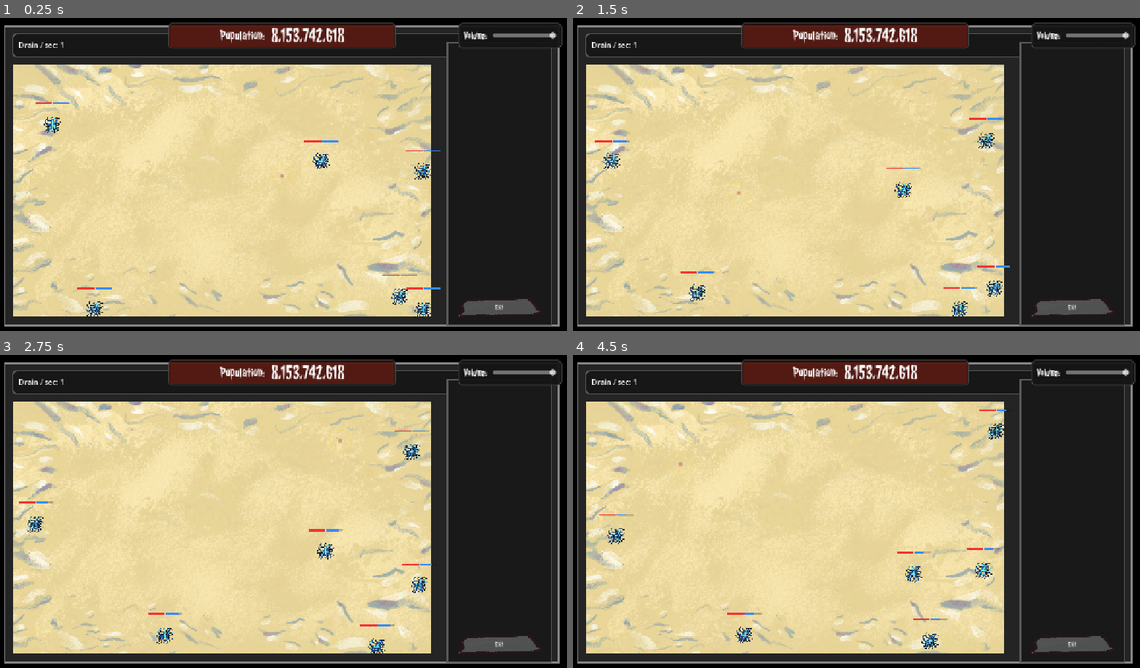
Above: before the commit, frames 1-4 (two rows, left to right).
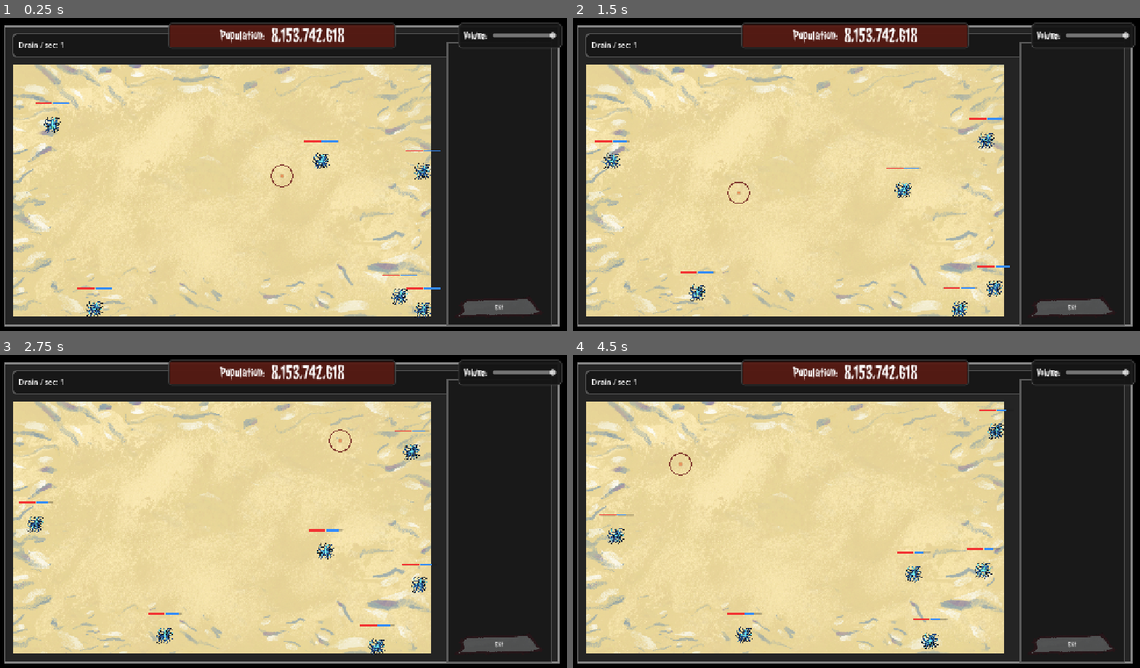
Above: after the commit, the same moments.

Repository: Tapot/ld59
Game: Godot game, scene res://scenes/flow/game.tscn
The game is run twice, just before and just after one commit, with the same random seed, the same clock (stepped at 60 frames per second) and the same inputs. This scene is started directly instead of the project's main scene. Sound files missing from this copy of the repository are replaced by a short silence.
Inputs (mouse positions are in pixels of both pictures, inside the frame that each line leads up to):
- Up to frame 1 (0.25 s): no input
- Up to frame 2 (1.5 s): move the mouse to (981, 158) at 0.52 s; click (981, 158) at 0.67 s; move the mouse to (737, 193) at 1.27 s; click (737, 193) at 1.42 s
- Up to frame 3 (2.75 s): move the mouse to (340, 439) at 2.02 s; click (340, 439) at 2.17 s
- Up to frame 4 (4.5 s): move the mouse to (828, 577) at 2.77 s; click (828, 577) at 2.92 s; move the mouse to (1032, 561) at 3.52 s; click (1032, 561) at 3.67 s; move the mouse to (680, 464) at 4.27 s; click (680, 464) at 4.42 s

The runs differ from the first frame. In frame 1, less than 0.1% of the frame differs, in the area x 47-52%, y 46-55%; in frame 2, less than 0.1%; in frame 3, less than 0.1%; in frame 4, less than 0.1%.

Commit message:
changed ring color

Diff:
--- a/scripts/gameplay/combat/player_attack.gd
+++ b/scripts/gameplay/combat/player_attack.gd
@@ -4,7 +4,7 @@
 
 const ATTACKABLE_MONSTERS_GROUP: String = "attackable_monsters"
 const INACTIVE_COLOR: Color = Color(0.58, 0.86, 0.94, 0.35)
-const ACTIVE_COLOR: Color = Color(1.0, 0.84, 0.32, 0.45)
+const ACTIVE_COLOR: Color = Color(0.442, 0.129, 0.122, 0.85)
 
 @export var attack_radius: float = 24.0
 @export var damage_per_second: float = 67.5
Not shown: 1 places in scenes/flow/main_menu.tscn that only renumber resources
